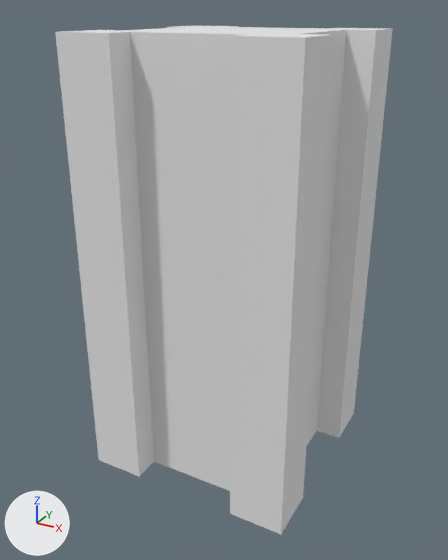
What one commit did to the OBJ model The_Dune_Project/Assets/Models/env/Modular Temple/Puzzle_Sliding_Pillar_Platform_Top.obj.
The view is the same before and after, from a 50 mm lens placed at (0.503, -0.955, 0.833), pointed at (-0.01, -0.022, 0.367). Every picture has the same lights, and +X, +Y and +Z are marked at lower left. Where no turn or scale is listed for an object, it has been applied to the vertices.
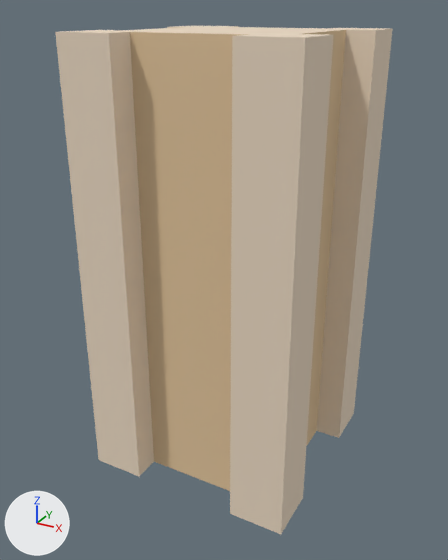
The edits, one by one:
Material 'Sandstone_4' (mat_sandstone_4) changes colour from white #e7e7e7 to beige #ecdac3; in linear values from (0.8, 0.8, 0.8) to (0.835, 0.698, 0.545).
Material 'Sandstone_6' (mat_sandstone_6) changes colour from white #e7e7e7 to beige #e2c59d; in linear values from (0.8, 0.8, 0.8) to (0.761, 0.561, 0.337).

What differs and where, as boxes [x1, y1, x2, y2] in the pictures (448 x 560 px):
'object1', recoloured (white to beige): [55, 26, 393, 534] in both
